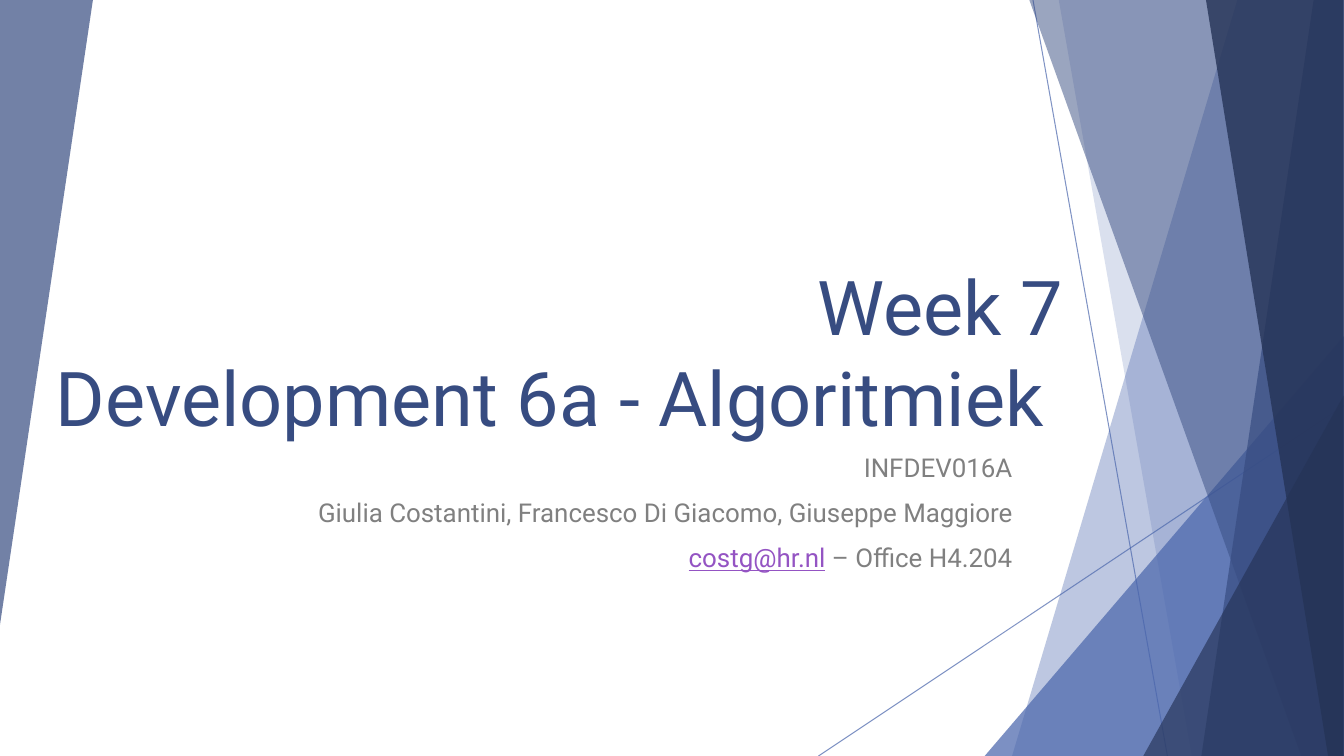
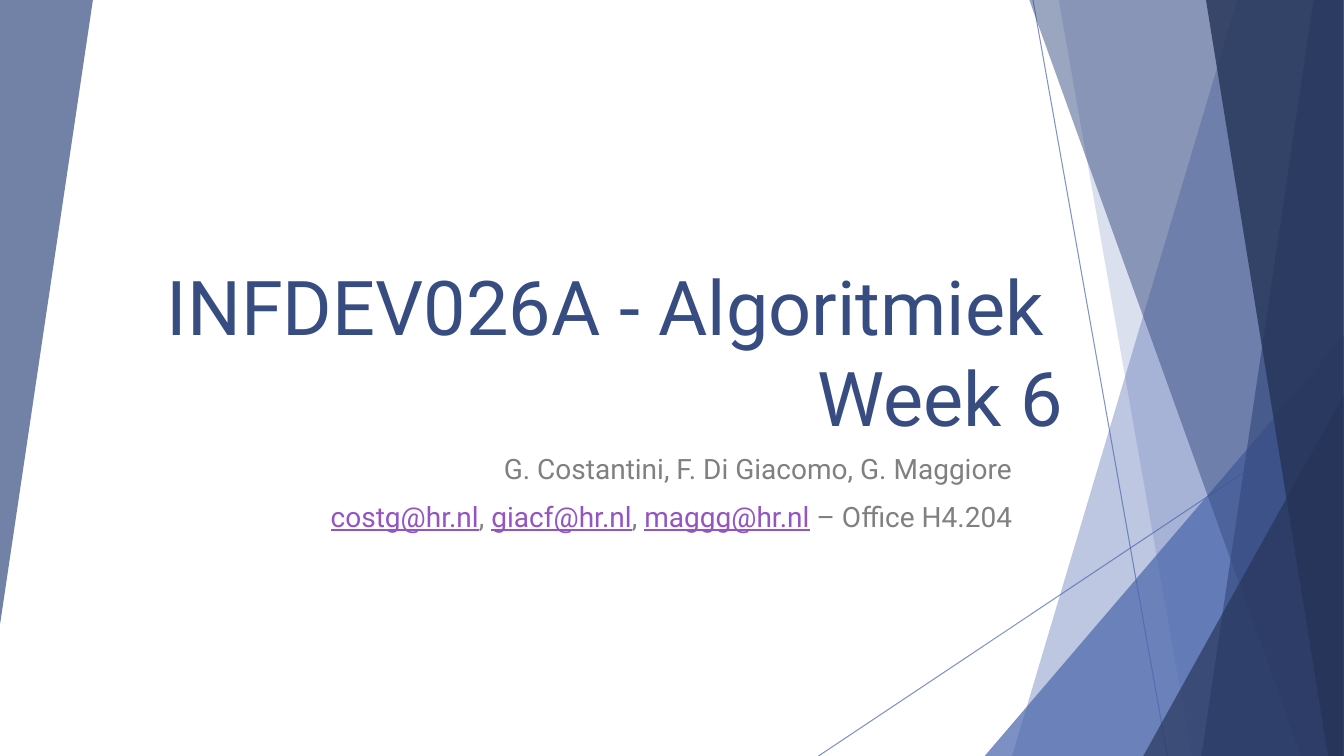
Before and after one commit to polyanos/INFDEV01-6A, a slide deck: slide 1 of Slides/Week 6 - Dynamic Programming, Floyd Warshall.pptx. Drawn at 1344x756 pixels with LibreOffice and Linux fonts; fonts in the diff are those of the drawing. Boxes give left, top, right and bottom in pixels: in the first picture for what was removed or moved away, otherwise in the second. Text is boxed around its words. In the diff, an @@ line names an element or a change of style, - is before the commit and + after.

Commit message:
updated slides week 6

```diff
--- a/Slides/Week 6 - Dynamic Programming, Floyd Warshall.pptx
+++ b/Slides/Week 6 - Dynamic Programming, Floyd Warshall.pptx
@@ title at (x1=167, y1=278, x2=1062, y2=427): text changed @@
-Week 7
-Development 6a - Algoritmiek
+INFDEV026A - Algoritmiek
+Week 6
@@ subtitle at (x1=331, y1=459, x2=1012, y2=533): text changed; size 18.5 to 20 pt @@
-INFDEV016A
-Giulia Costantini, Francesco Di Giacomo, Giuseppe Maggiore
-costg@hr.nl – Office H4.204
+G. Costantini, F. Di Giacomo, G. Maggiore
+costg@hr.nl, giacf@hr.nl, maggg@hr.nl – Office H4.204
```
Also in this commit, not shown: 10 other slides changed, 2 slides added.
